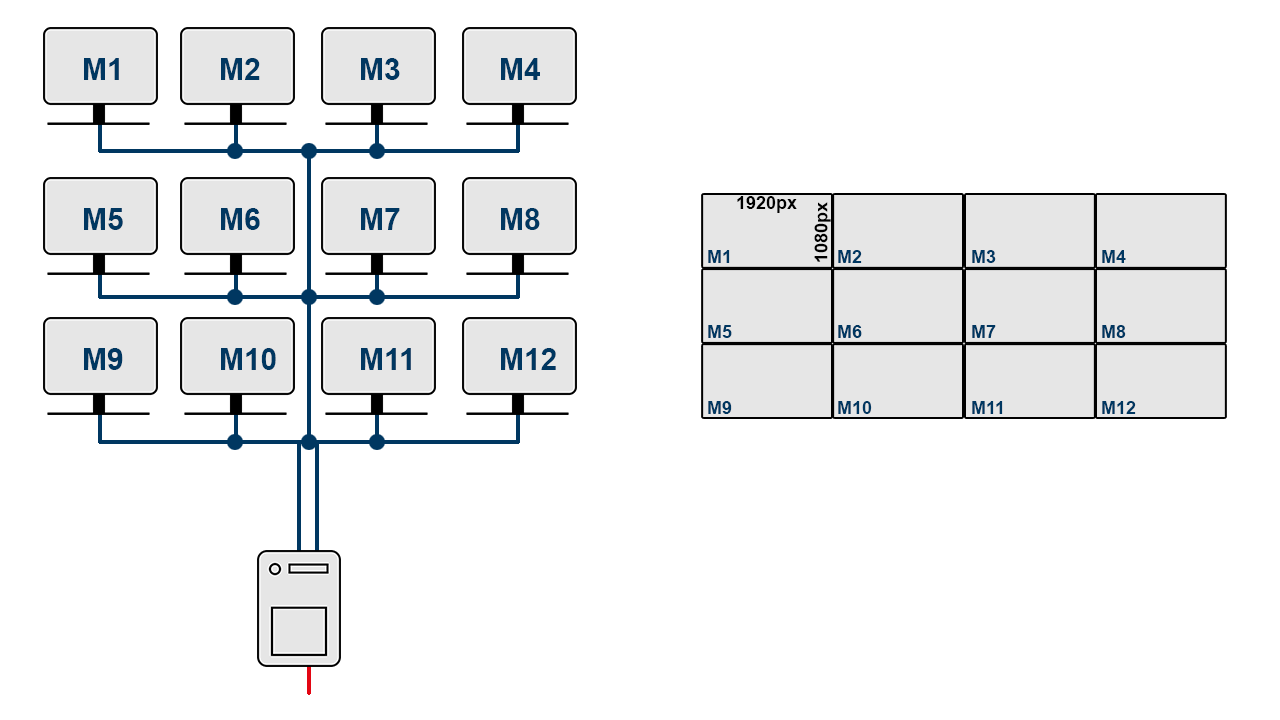
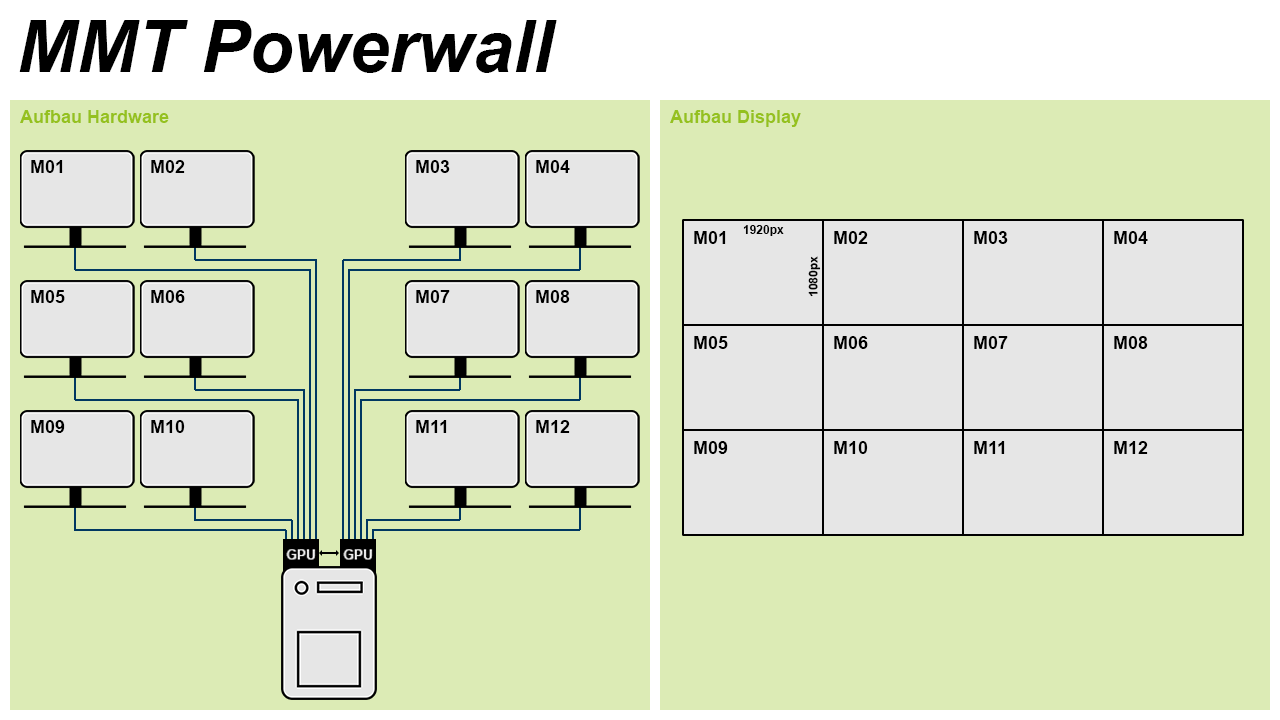
Layers edited between the first and the second 1280x720 image:
added group "Aufbau" with 41 layers above "Aufbau Display" over [left=20, top=150, right=640, bottom=700]
renamed "Display Kopie 8" to "M04", moved it into group "Monitor Einheit Kopie 3", painted on it over [left=536, top=160, right=831, bottom=417]
renamed "Display Kopie 7" to "Monitor", moved it into group "Monitor Einheit Kopie 3", painted on it over [left=525, top=150, right=1225, bottom=342]
renamed "Display Kopie 4" to "M03", moved it into group "Monitor Einheit Kopie 2", painted on it over [left=416, top=160, right=831, bottom=342]
renamed "Display Kopie 3" to "Monitor", moved it into group "Monitor Einheit Kopie 2", painted on it over [left=405, top=150, right=1225, bottom=267]
renamed "M7" to "M09", moved it into group "Monitor Einheit Kopie 6", painted on it over [left=31, top=208, right=400, bottom=433]
renamed "M6" to "Monitor", moved it into group "Monitor Einheit Kopie 6", painted on it over [left=20, top=208, right=260, bottom=508]
renamed "Display Kopie 11" to "Monitor", moved it into group "Monitor Einheit Kopie 4", painted on it over [left=20, top=280, right=1225, bottom=417]
renamed "Display" to "M02", moved it into group "Monitor Einheit Kopie", painted on it over [left=151, top=160, right=831, bottom=267]
removed group "Gruppe 1" (12 layers) over [left=84, top=58, right=556, bottom=370]
renamed "Verbindungen" to "Monitor", moved it into group "Monitor Einheit Kopie", painted on it over [left=98, top=69, right=520, bottom=695]
renamed "M12" to "GPU Kopie", moved it into group "Rechner", painted on it over [left=340, top=401, right=1136, bottom=578]
added layer "Video/Verkabelung" in group "Aufbau" over [left=74, top=191, right=581, bottom=556]
added layer "Gruppierung" (33%) above "Ebene 1" over [left=10, top=100, right=1270, bottom=710]
…and 97 more changes (54 added, 17 painted, 26 removed, 14 renamed, 17 stack)
